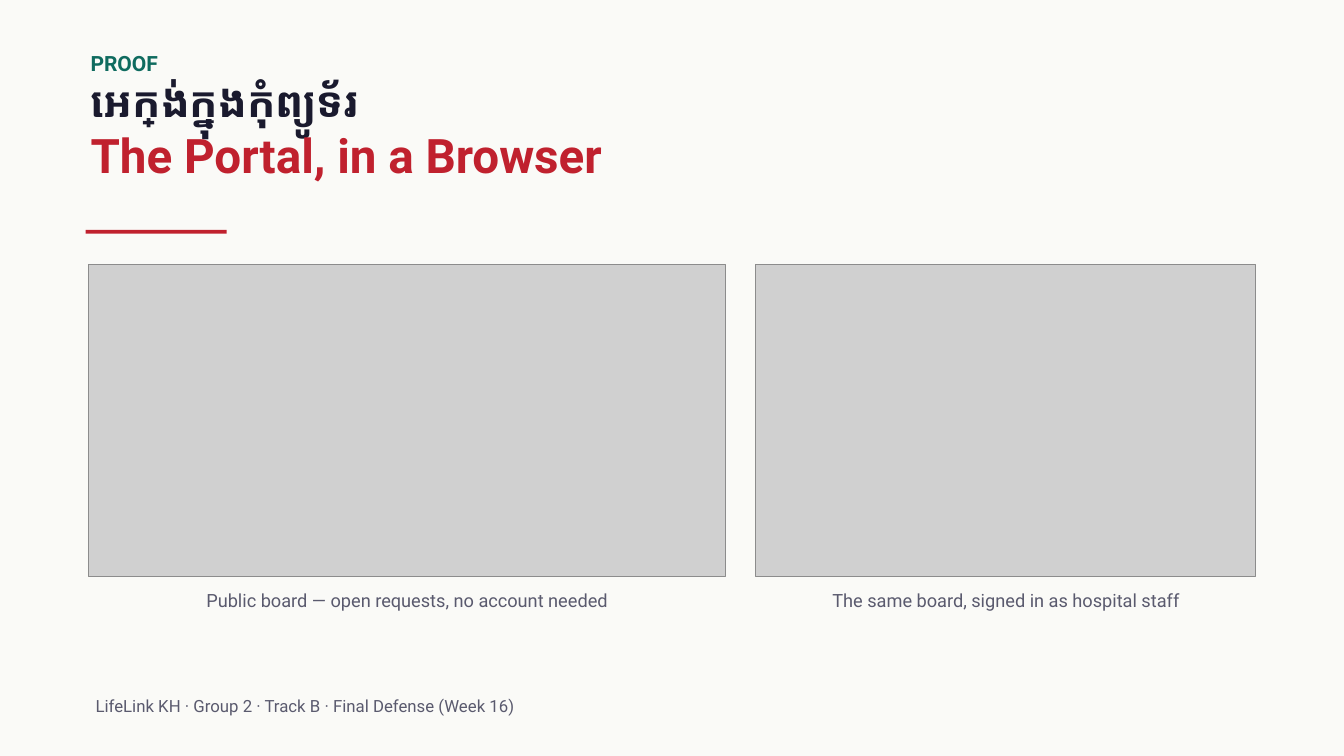
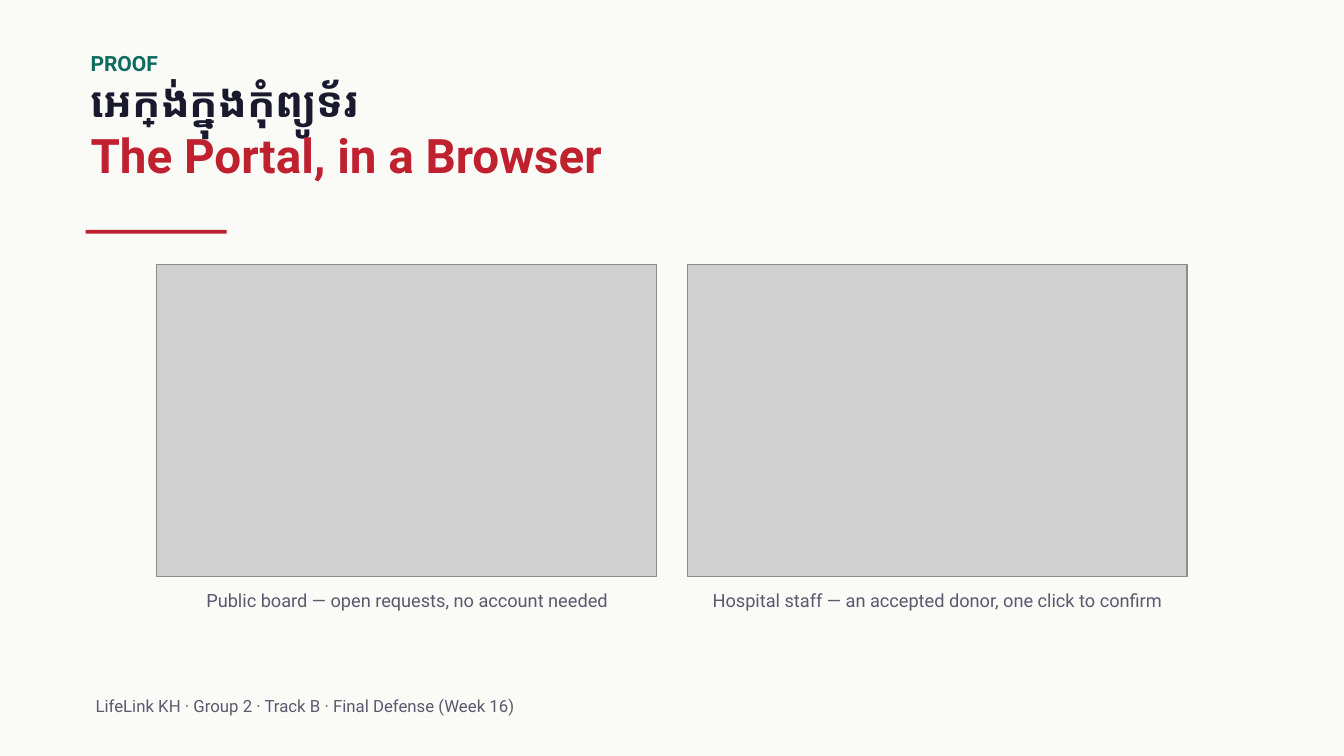
Before and after one commit to NemSothea/LifeLinkKh, a slide deck: slide 9 of docs/po/presentations/LifeLinkKH-v2.pptx. Drawn at 1344x756 pixels with LibreOffice and Linux fonts; fonts in the diff are those of the drawing; grey boxes stand for pictures. Boxes give left, top, right and bottom in pixels: in the first picture for what was removed or moved away, otherwise in the second. Text is boxed around its words. In the diff, an @@ line names an element or a change of style, - is before the commit and + after.

```diff
--- a/docs/po/presentations/LifeLinkKH-v2.pptx
+++ b/docs/po/presentations/LifeLinkKH-v2.pptx
@@ picture: place and size @@
-picture at [89,264,726,577]
+picture at [157,264,657,577]
@@ picture: place and size @@
-picture at [756,264,1256,577]
+picture at [688,264,1188,577]
@@ text at [713,593,1162,611]: text changed @@
-The same board, signed in as hospital staff
+Hospital staff — an accepted donor, one click to confirm
```
Also in this commit, not shown: 7 other files.
